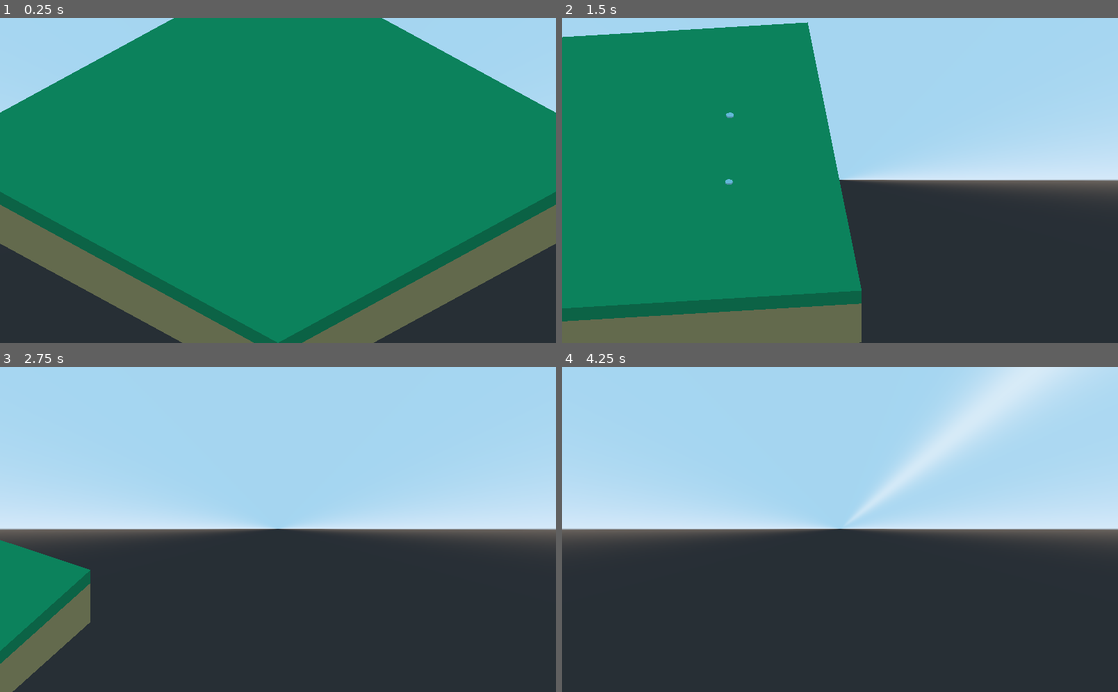
Above: before the commit, frames 1-4 (two rows, left to right).
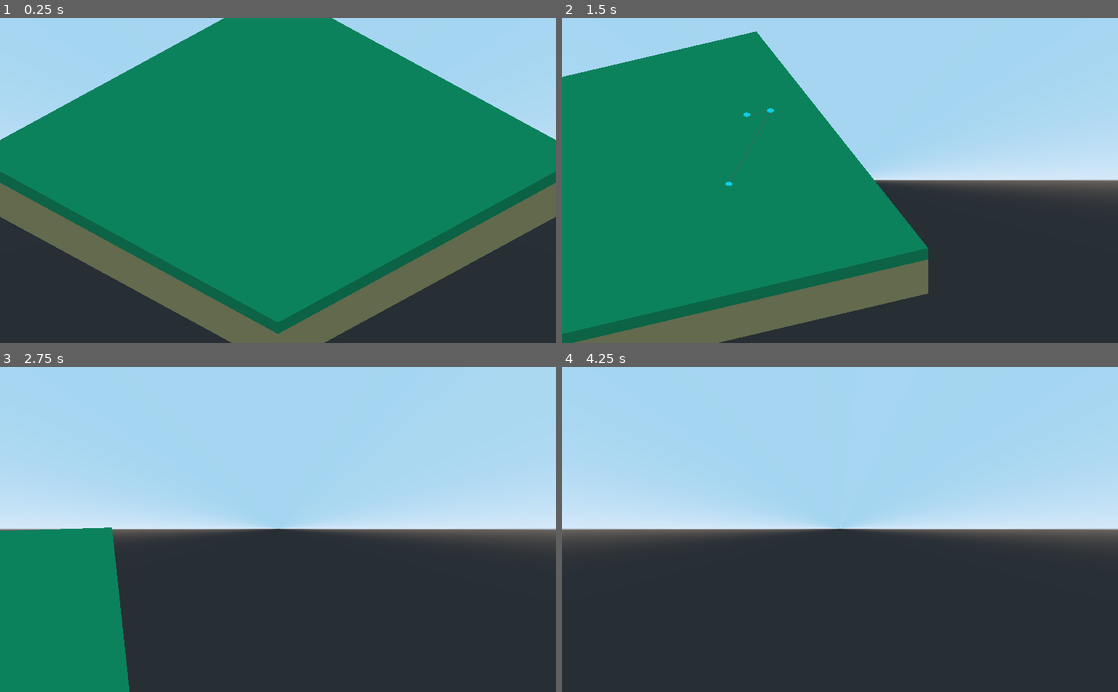
Above: after the commit, the same moments.

Repository: fmaclen/citynista
Game: Godot game, scene res://scenes/Main.tscn
The game is run twice, just before and just after one commit, with the same random seed, the same clock (stepped at 60 frames per second) and the same inputs.
Inputs (mouse positions are in pixels of both pictures, inside the frame that each line leads up to):
- Up to frame 1 (0.25 s): no input
- Up to frame 2 (1.5 s): tap Enter at 0.5 s; move the mouse to (962, 164) at 0.52 s; hold Right (ui_right) 0.53-1.28 s; hold Q (camera_rotate_left) 0.53-1.28 s; click (962, 164) at 0.67 s; move the mouse to (728, 196) at 1.27 s; hold Down (ui_down) from 1.28 s (still down); tap E (camera_rotate_right) at 1.35 s; click (728, 196) at 1.42 s
- Up to frame 3 (2.75 s): move the mouse to (333, 458) at 2.02 s; release Down (ui_down) at 2.03 s; hold Right (ui_right) from 2.03 s (still down); hold Q (camera_rotate_left) from 2.03 s (still down); click (333, 458) at 2.17 s
- Up to frame 4 (4.25 s): move the mouse to (812, 594) at 2.77 s; release Right (ui_right) at 2.78 s; release Q (camera_rotate_left) at 2.78 s; hold Up (ui_up) 2.78-3.53 s; tap E (camera_rotate_right) at 2.85 s; click (812, 594) at 2.92 s; move the mouse to (1006, 578) at 3.52 s; hold Left (ui_left) from 3.53 s (still down); hold Q (camera_rotate_left) from 3.53 s (still down); click (1006, 578) at 3.67 s

The runs differ from the first frame. In frame 1, 22% of the frame differs, in the area x 0-100%, y 0-100%; in frame 2, 14%; in frame 3, 8.1%; in frame 4, 4.4%.

Commit message:
Add camera zoom

Diff:
--- a/project.godot
+++ b/project.godot
@@ -7,6 +7,16 @@
 ;   param=value ; assign values to parameters
 
 config_version=4
+
+_global_script_classes=[ {
+"base": "Node",
+"class": "Intersection",
+"language": "GDScript",
+"path": "res://scripts/GlobalIntersection.gd"
+} ]
+_global_script_class_icons={
+"Intersection": ""
+}
 
 [application]
 
--- a/scenes/Main.tscn
+++ b/scenes/Main.tscn
@@ -1,8 +1,8 @@
 [gd_scene load_steps=9 format=2]
 
-[ext_resource path="res://scenes/MainMap.gd" type="Script" id=1]
-[ext_resource path="res://scenes/MainCamera.gd" type="Script" id=2]
-[ext_resource path="res://scenes/MainNetwork.gd" type="Script" id=3]
+[ext_resource path="res://scripts/MainMap.gd" type="Script" id=1]
+[ext_resource path="res://scripts/MainCamera.gd" type="Script" id=2]
+[ext_resource path="res://scripts/MainNetwork.gd" type="Script" id=3]
 
 [sub_resource type="BoxShape" id=5]
 extents = Vector3( 16, 2, 16 )
@@ -28,7 +28,7 @@
 [node name="Camera" type="Camera" parent="CameraController"]
 transform = Transform( -1, -4.76139e-08, 7.33189e-08, 0, 0.838671, 0.544639, -8.74228e-08, 0.544639, -0.838671, 0, 16, -28 )
 projection = 1
-size = 21.0
+size = 24.0
 
 [node name="Map" type="StaticBody" parent="."]
 script = ExtResource( 1 )
--- a/scenes/MainMap.gd
+++ /dev/null
@@ -1,9 +0,0 @@
-extends CollisionObject
-
-var intersection = preload("res://scenes/Intersection.tscn")
-
-func _on_StaticBody_input_event(_camera, event, click_position, _click_normal, _shape_idx):
-	if event is InputEventMouseButton and event.pressed:
-		var intersection_instance = intersection.instance()
-		intersection_instance.transform.origin = click_position
-		$Network.add_child(intersection_instance)
--- /dev/null
+++ b/scripts/GlobalIntersection.gd
@@ -0,0 +1,16 @@
+extends Node
+
+class_name Intersection
+
+var puck = MeshInstance.new()
+var puck_mesh = CylinderMesh.new()
+var puck_material = SpatialMaterial.new()
+
+func _init():
+	puck_material.albedo_color = Color.cyan
+	puck_mesh.material = puck_material
+	puck_mesh.top_radius = 0.25
+	puck_mesh.bottom_radius = 0.25
+	puck_mesh.height = 0.125
+	puck.mesh = puck_mesh
+	puck.translation.y = 0.05
--- a/scenes/MainCamera.gd
+++ b/scripts/MainCamera.gd
@@ -1,12 +1,16 @@
 extends Spatial
 
 
-export var MOVEMENT_SPEED: float = 25.0
-export var ROTATION_SPEED: float = 75.0
+var MOVEMENT_SPEED: float = 25.0
+var ROTATION_SPEED: float = 100.0
+var ZOOM_SENSITIVITY: float = 1.0
+var ZOOM_MIN: float = 4.0
+var ZOOM_MAX: float = 64.0
 
 var space_state = null
 var move_longitudinal = Vector3.ZERO
 var move_lateral = Vector3.ZERO
+onready var camera = $Camera
 
 
 func _ready():
@@ -14,7 +18,6 @@
 
 
 func _process(delta):
-	# Input Keys
 	if Input.is_action_pressed("ui_up"):
 		move_longitudinal += transform.basis.z * MOVEMENT_SPEED * delta
 
@@ -34,3 +37,19 @@
 		rotation_degrees.y += ROTATION_SPEED * delta
 
 	translation = move_longitudinal + move_lateral
+
+
+func _input(event):
+	if event is InputEventMouseButton:
+		if event.button_index == BUTTON_WHEEL_UP:
+			set_camera_zoom(-ZOOM_SENSITIVITY * 2)
+
+		if event.button_index == BUTTON_WHEEL_DOWN:
+			set_camera_zoom(ZOOM_SENSITIVITY * 2)
+
+	if event is InputEventPanGesture:
+		set_camera_zoom(event.delta.y * ZOOM_SENSITIVITY)
+
+
+func set_camera_zoom(size):
+	camera.size = clamp(camera.size + size, ZOOM_MIN, ZOOM_MAX)
--- /dev/null
+++ b/scripts/MainMap.gd
@@ -0,0 +1,7 @@
+extends CollisionObject
+
+func _on_StaticBody_input_event(_camera, event, click_position, _click_normal, _shape_idx):
+	if event is InputEventMouseButton and event.button_index == BUTTON_LEFT:
+		var intersection = Intersection.new().puck
+		intersection.transform.origin = click_position
+		$Network.add_child(intersection)
--- a/scenes/MainNetwork.gd
+++ b/scripts/MainNetwork.gd
@@ -7,7 +7,7 @@
 
 
 func connect_network_nodes():
-	if get_child_count() > 3:
+	if get_child_count() > 2:
 		var line = $DrawLine
 		line.begin(Mesh.PRIMITIVE_LINE_STRIP)
 
